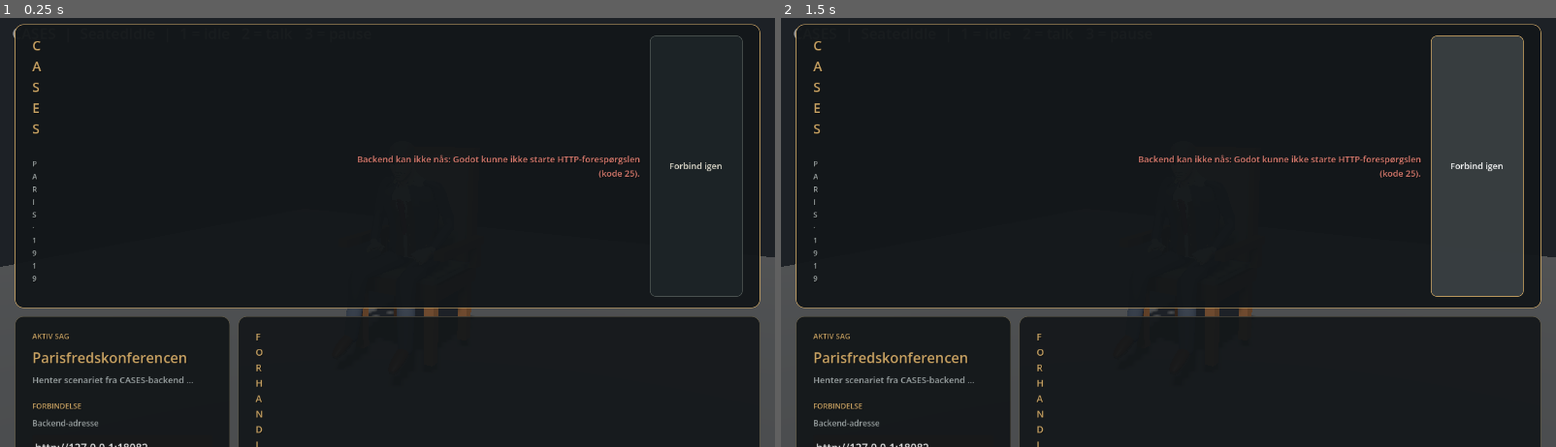
Above: before the commit, frames 1-2 (left to right).
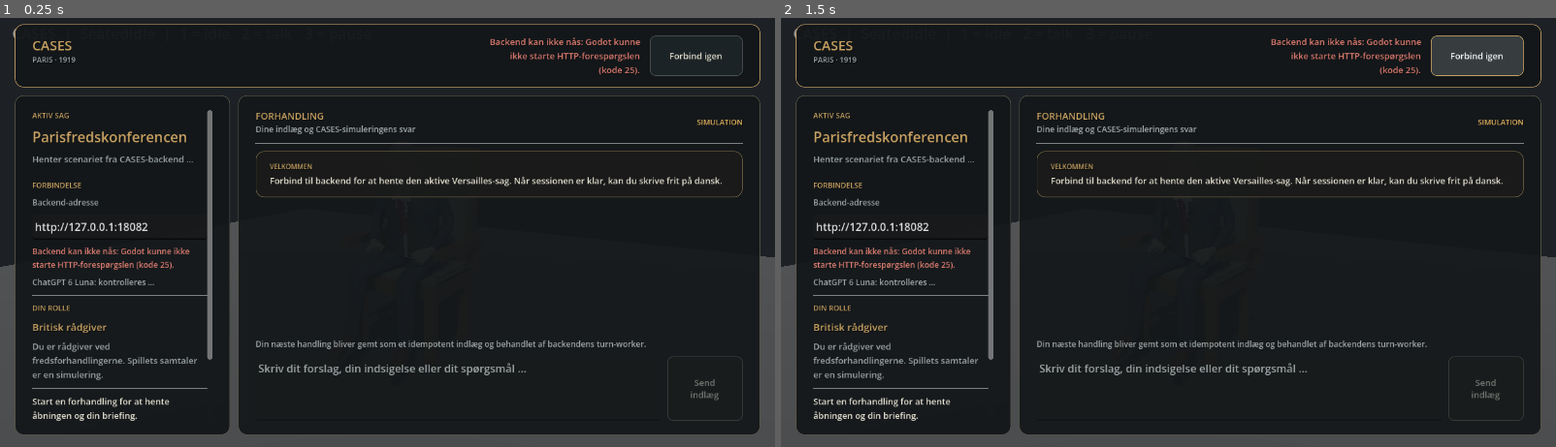
Above: after the commit, the same moments.

Repository: IdehistorieCases/Cases-GUI
Game: Godot game, scene res://scenes/game_client.tscn
Same seed, same stepped clock (60 frames per second), same inputs: the game is played once before the commit and once after it.
Inputs:
- Up to frame 1 (0.25 s): no input
- Up to frame 2 (1.5 s): click "Forbind igen" at 0.5 s; click "Forbind igen" at 1.25 s

The runs differ from the first frame. In frame 1, 12% of the frame differs, in the area x 1-99%, y 4-100%; in frame 2, 18%.

Commit message:
Fix Windows renderer and GUI layout sizing

Diff:
--- a/godot/project.godot
+++ b/godot/project.godot
@@ -22,3 +22,4 @@
 
 renderer/rendering_method="gl_compatibility"
 renderer/rendering_method.mobile="gl_compatibility"
+renderer/rendering_method.windows="forward_plus"
--- a/godot/scripts/game_client.gd
+++ b/godot/scripts/game_client.gd
@@ -161,6 +161,8 @@
 	margin.add_child(row)
 
 	var brand := VBoxContainer.new()
+	brand.custom_minimum_size = Vector2(158, 0)
+	brand.size_flags_horizontal = Control.SIZE_SHRINK_BEGIN
 	brand.add_theme_constant_override("separation", 0)
 	brand.add_child(_make_label("CASES", 20, COLOR_GOLD, true))
 	brand.add_child(_make_label("PARIS · 1919", 11, COLOR_MUTED, true))
@@ -171,6 +173,8 @@
 	row.add_child(spacer)
 
 	_header_status = _make_label("Forbinder …", 13, COLOR_AMBER, true)
+	_header_status.custom_minimum_size = Vector2(230, 0)
+	_header_status.size_flags_horizontal = Control.SIZE_SHRINK_END
 	_header_status.horizontal_alignment = HORIZONTAL_ALIGNMENT_RIGHT
 	row.add_child(_header_status)
 
@@ -296,6 +300,8 @@
 	top.add_theme_constant_override("separation", 10)
 	column.add_child(top)
 	var title_block := VBoxContainer.new()
+	title_block.custom_minimum_size = Vector2(380, 0)
+	title_block.size_flags_horizontal = Control.SIZE_SHRINK_BEGIN
 	title_block.add_theme_constant_override("separation", 1)
 	title_block.add_child(_make_label("FORHANDLING", 14, COLOR_GOLD, true))
 	title_block.add_child(_make_label("Dine indlæg og CASES-simuleringens svar", 12, COLOR_MUTED))
@@ -304,6 +310,8 @@
 	spacer.size_flags_horizontal = Control.SIZE_EXPAND_FILL
 	top.add_child(spacer)
 	_simulation_badge = _make_label("SIMULATION", 11, COLOR_AMBER, true)
+	_simulation_badge.custom_minimum_size = Vector2(190, 0)
+	_simulation_badge.size_flags_horizontal = Control.SIZE_SHRINK_END
 	_simulation_badge.horizontal_alignment = HORIZONTAL_ALIGNMENT_RIGHT
 	top.add_child(_simulation_badge)
 
